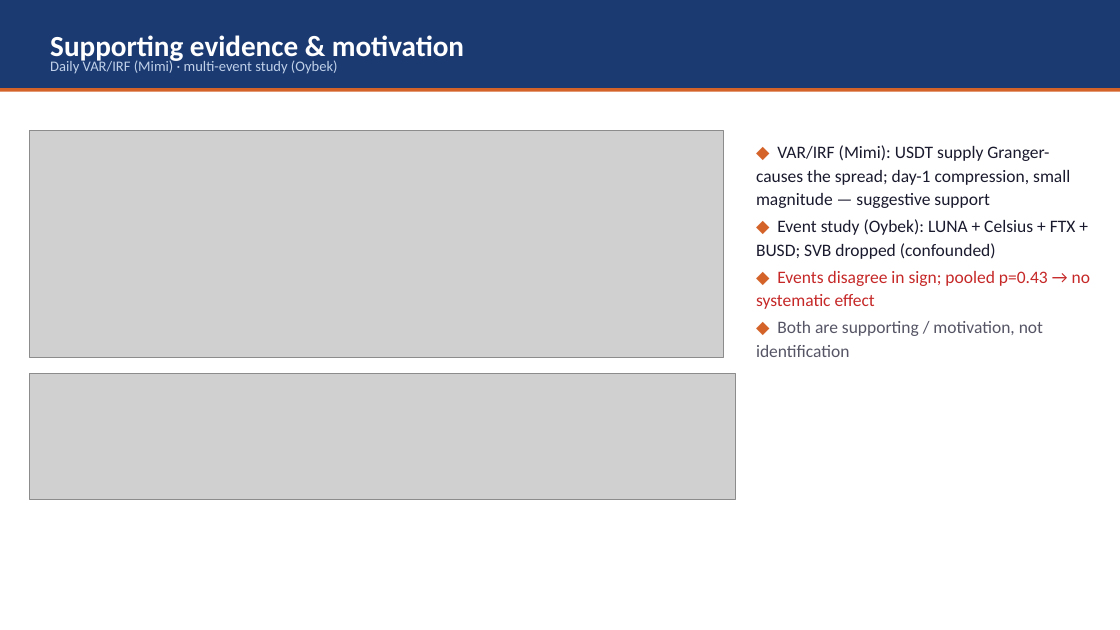
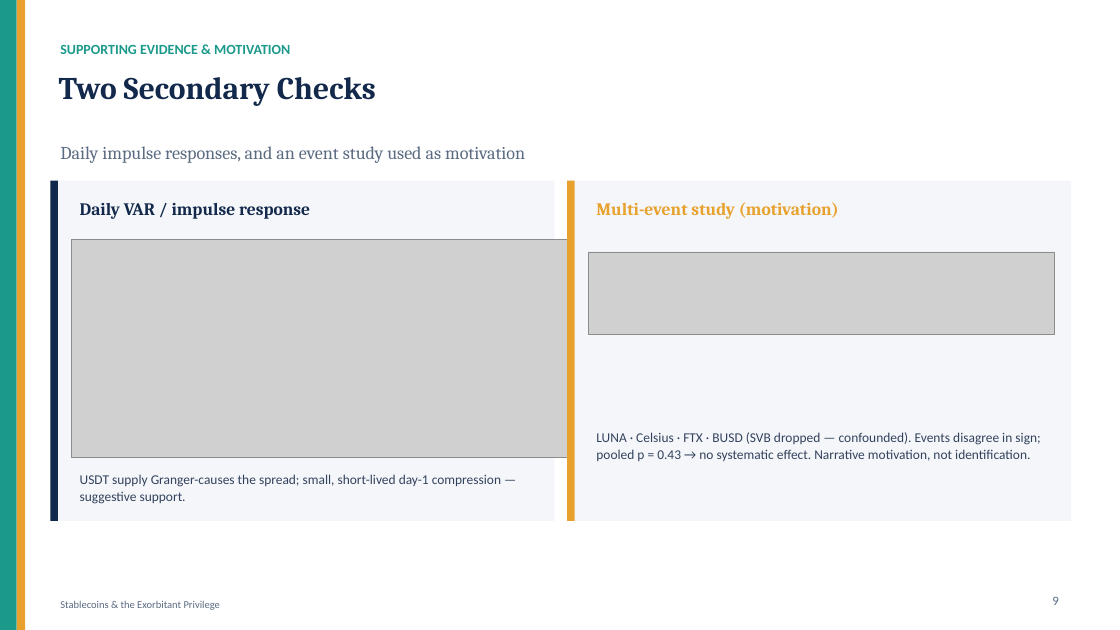
Before and after one commit to kimmireu0921/Stablecoins-and-the-Exorbitant-Privilege, a slide deck: slide 9 of Oybek_updates/FINAL_Stablecoin_Privilege.pptx (slide 8 before the commit). Drawn at 1120x630 pixels with LibreOffice and Linux fonts; fonts in the diff are those of the drawing; grey boxes stand for pictures. Boxes give left, top, right and bottom in pixels: in the first picture for what was removed or moved away, otherwise in the second. Text is boxed around its words. In the diff, an @@ line names an element or a change of style, - is before the commit and + after.

```diff
--- a/Oybek_updates/FINAL_Stablecoin_Privilege.pptx
+++ b/Oybek_updates/FINAL_Stablecoin_Privilege.pptx
@@ rectangle removed at (x1=0, y1=0, x2=1120, y2=88) @@
@@ rectangle added at (x1=0, y1=0, x2=17, y2=630), fill #1B998B @@
@@ rectangle added at (x1=17, y1=0, x2=25, y2=630), fill #E8A12C @@
@@ text removed at (x1=50, y1=59, x2=338, y2=74) @@
-Daily VAR/IRF (Mimi) · multi-event study (Oybek)
@@ text "SUPPORTING EVIDENCE & MOTIVATION" at (x1=60, y1=45, x2=290, y2=54): vertical alignment middle to top @@
@@ text at (x1=60, y1=45, x2=290, y2=54): text changed; size 25 to 12 pt; text colour #FFFFFF to #1B998B @@
-Supporting evidence & motivation
+SUPPORTING EVIDENCE & MOTIVATION
@@ rectangle removed at (x1=0, y1=88, x2=1120, y2=92) @@
@@ text added at (x1=59, y1=77, x2=376, y2=106), 27 pt, text #13294B, bold @@
+Two Secondary Checks
@@ text added at (x1=60, y1=146, x2=525, y2=163), 15.5 pt, text #5B6B82 @@
+Daily impulse responses, and an event study used as motivation
@@ rectangle added at (x1=50, y1=181, x2=555, y2=521), fill #F4F6FA @@
@@ rectangle added at (x1=50, y1=181, x2=58, y2=521), fill #13294B @@
@@ text added at (x1=80, y1=203, x2=310, y2=219), 15 pt, text #13294B, bold @@
+Daily VAR / impulse response
@@ rectangle added at (x1=567, y1=181, x2=1071, y2=521), fill #F4F6FA @@
@@ rectangle added at (x1=567, y1=181, x2=575, y2=521), fill #E8A12C @@
@@ text added at (x1=596, y1=202, x2=839, y2=219), 15 pt, text #E8A12C, bold @@
+Multi-event study (motivation)
@@ picture resized from (x1=29, y1=130, x2=723, y2=357) to (x1=71, y1=239, x2=739, y2=458) @@
@@ picture resized from (x1=29, y1=374, x2=735, y2=499) to (x1=588, y1=252, x2=1054, y2=335) @@
@@ text at (x1=596, y1=432, x2=1040, y2=461): text changed; size 15 to 11.5 pt; text colour #1A1A2E to #33425C @@
-◆ VAR/IRF (Mimi): USDT supply Granger-causes the spread; day-1 compression, small magnitude — suggestive support
-◆ Event study (Oybek): LUNA + Celsius + FTX + BUSD; SVB dropped (confounded)
-◆ Events disagree in sign; pooled p=0.43 → no systematic effect
-◆ Both are supporting / motivation, not identification
+LUNA · Celsius · FTX · BUSD (SVB dropped — confounded). Events disagree in sign; pooled p = 0.43 → no systematic effect. Narrative motivation, not identification.
@@ text added at (x1=80, y1=474, x2=501, y2=504), 11.5 pt, text #33425C @@
+USDT supply Granger-causes the spread; small, short-lived day-1 compression — suggestive support.
@@ text added at (x1=1052, y1=596, x2=1058, y2=605), 11 pt, text #5B6B82 @@
+9
@@ text added at (x1=60, y1=601, x2=220, y2=610), 9 pt, text #5B6B82 @@
+Stablecoins & the Exorbitant Privilege
```
Also in this commit, not shown: 5 other slides changed, 9 slides added, 4 slides removed, 2 other files.
